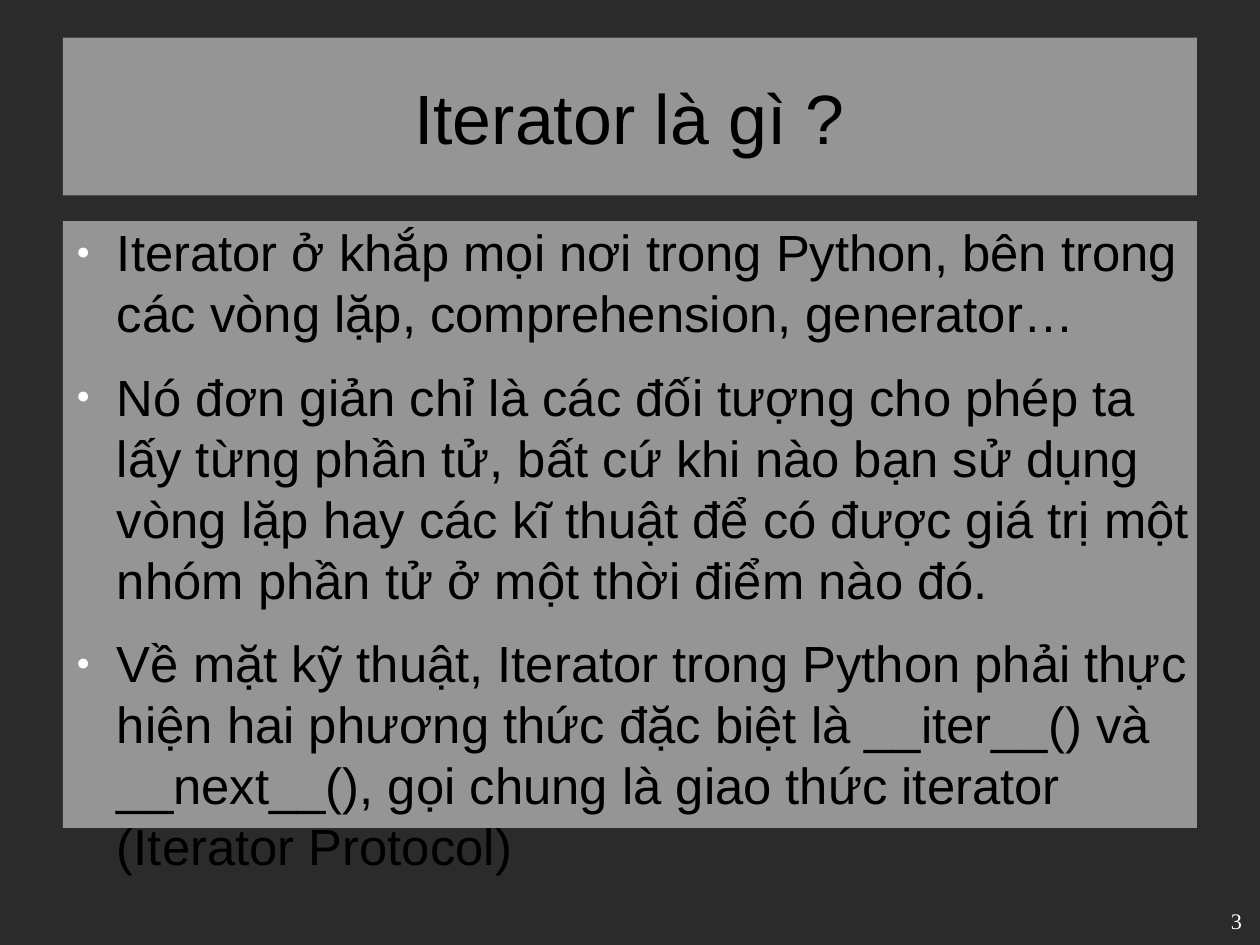
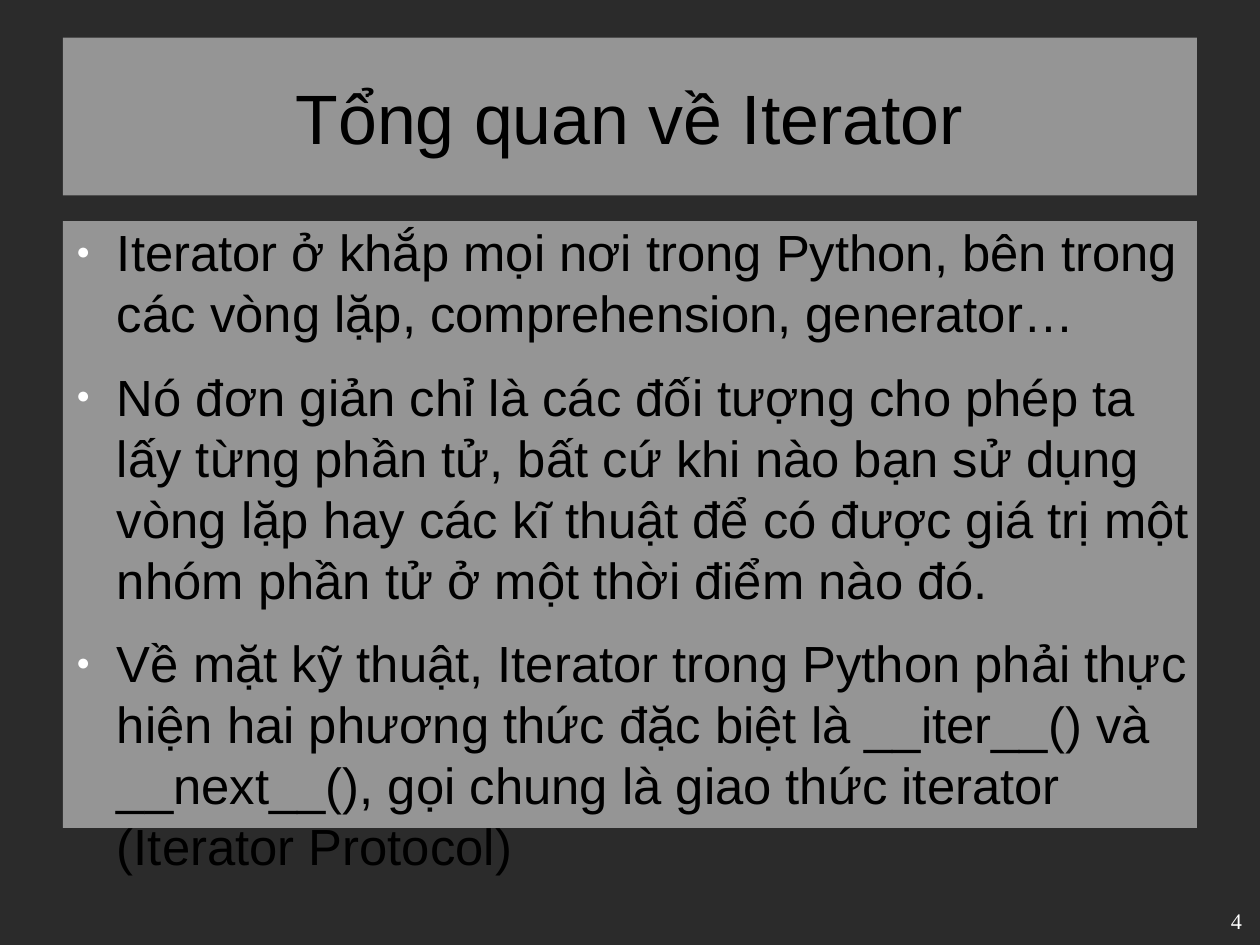
Before and after one commit to VitBomm/presentation, a slide deck: slide 4 of pre.odp (slide 3 before the commit). Drawn at 1260x945 pixels with LibreOffice and Linux fonts; fonts in the diff are those of the drawing; background and template pictures are left out; a plain dark background stands for a picture behind light text. Boxes give left, top, right and bottom in pixels: in the first picture for what was removed or moved away, otherwise in the second. Text is boxed around its words. In the diff, an @@ line names an element or a change of style, - is before the commit and + after.

```diff
--- a/pre.odp
+++ b/pre.odp
@@ title at <box>296,88,963,157</box>: text changed @@
-Iterator là gì ?
+Tổng quan về Iterator
@@ page number at <box>1231,914,1242,929</box>: text changed @@
-3
+4
```
Also in this commit, not shown: 1 other slide changed, 15 slides added, 2 slides removed, 1 other file.
